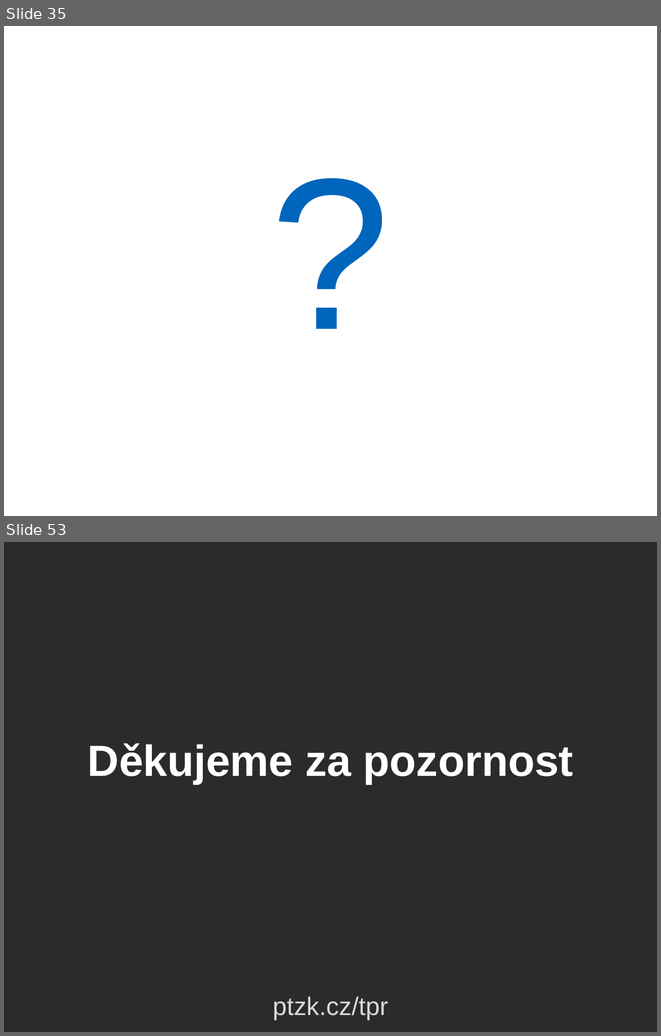
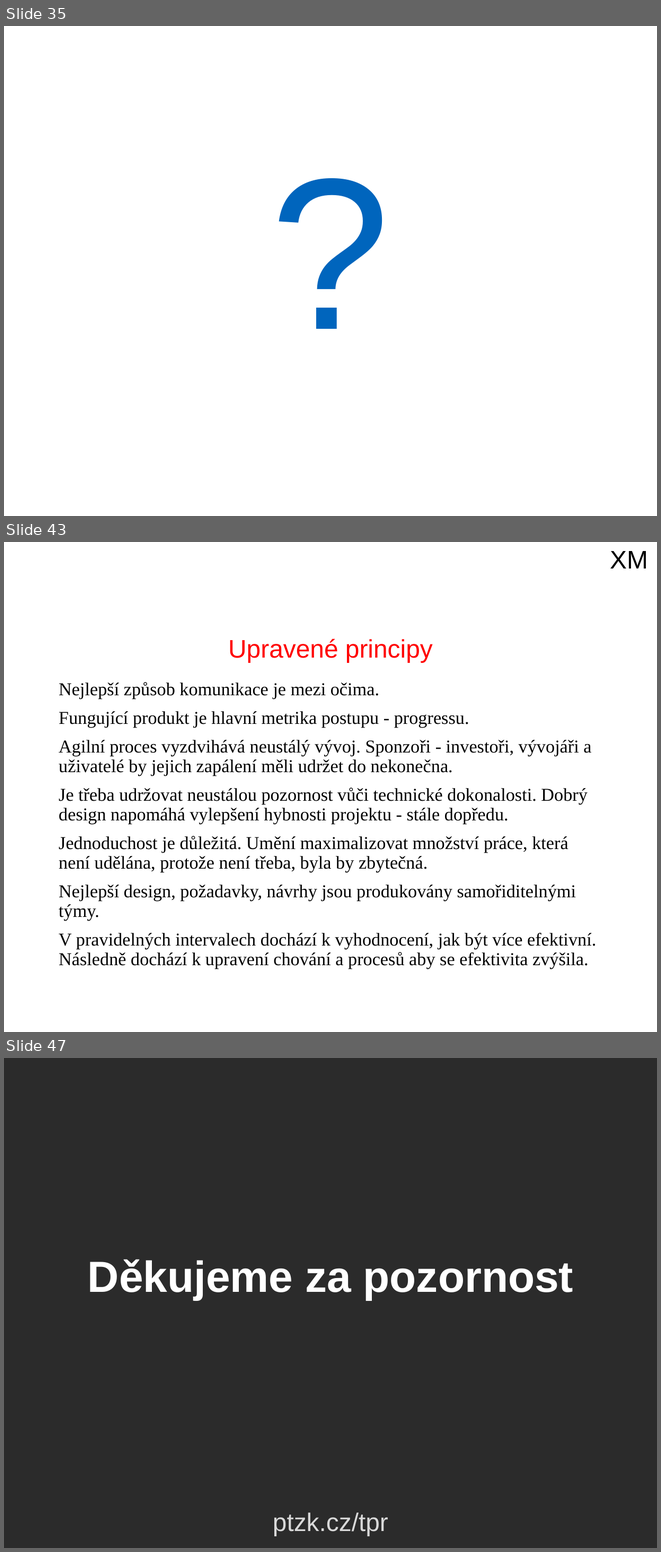
Before and after one commit to ZiipSi/tpr, a slide deck: source/files/prezentace_sem.pptx. Shown one above the other, each under a label of ours: slides 35 and 53 before the commit, slides 35, 43 and 47 after it; the slides between them are not shown. The pictures are 661x1036 and 661x1552 pixels, drawn with LibreOffice and Linux fonts; fonts in the diff are those of the drawing; background and template pictures are left out; a plain dark background stands for a picture behind light text. Boxes give left, top, right and bottom in pixels: in the first picture for what was removed or moved away, otherwise in the second. Text is boxed around its words. In the diff, an @@ line names an element or a change of style, - is before the commit and + after.

Commit message:
upravená seminární prezentace, scrum jen na jeden slide, napsány principy

```diff
--- a/source/files/prezentace_sem.pptx
+++ b/source/files/prezentace_sem.pptx
@@ slide 43 added at box(4, 542, 657, 1032), background #FFFFFF @@
@@ text added at box(610, 551, 648, 568), 28 pt, text #000000 @@
+XM
@@ text added at box(228, 638, 433, 662), 28 pt, text #FF0000 @@
+Upravené principy
@@ text added at box(59, 682, 596, 969), 20 pt, text #000000 @@
+Nejlepší způsob komunikace je mezi očima.
+Fungující produkt je hlavní metrika postupu - progressu.
+Agilní proces vyzdvihává neustálý vývoj. Sponzoři - investoři, vývojáři a uživatelé by jejich zapálení měli udržet do nekonečna.
+Je třeba udržovat neustálou pozornost vůči technické dokonalosti. Dobrý design napomáhá vylepšení hybnosti projektu - stále dopředu.
+Jednoduchost je důležitá. Umění maximalizovat množství práce, která není udělána, protože není třeba, byla by zbytečná.
+Nejlepší design, požadavky, návrhy jsou produkovány samořiditelnými týmy.
+V pravidelných intervalech dochází k vyhodnocení, jak být více efektivní. Následně dochází k upravení chování a procesů aby se efektivita zvýšila.
@@ what was slide 53 is now slide 47 @@
```
Also in this commit, not shown: 9 slides changed, 1 other slide added, 8 slides removed, 1 other file.
